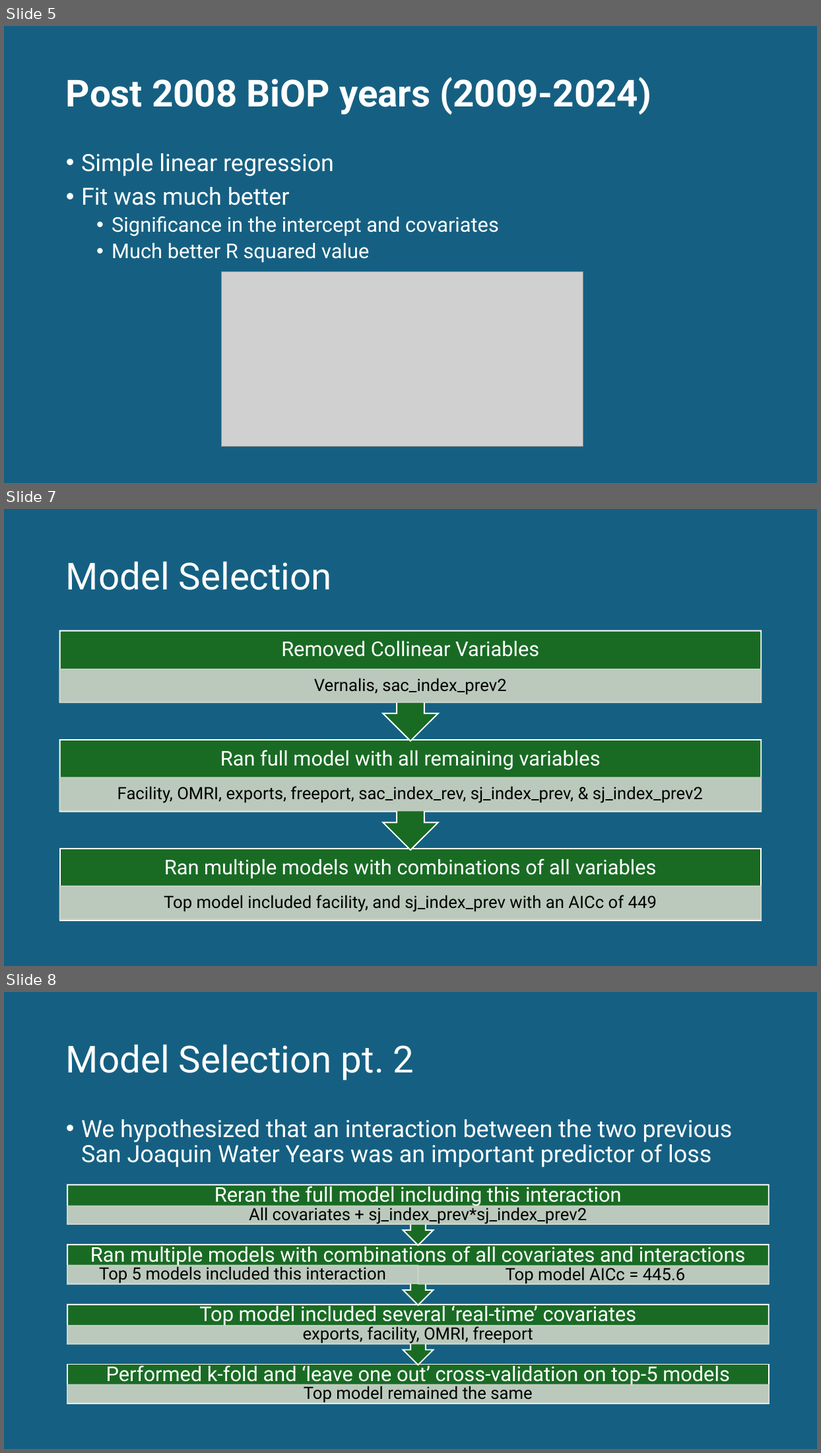
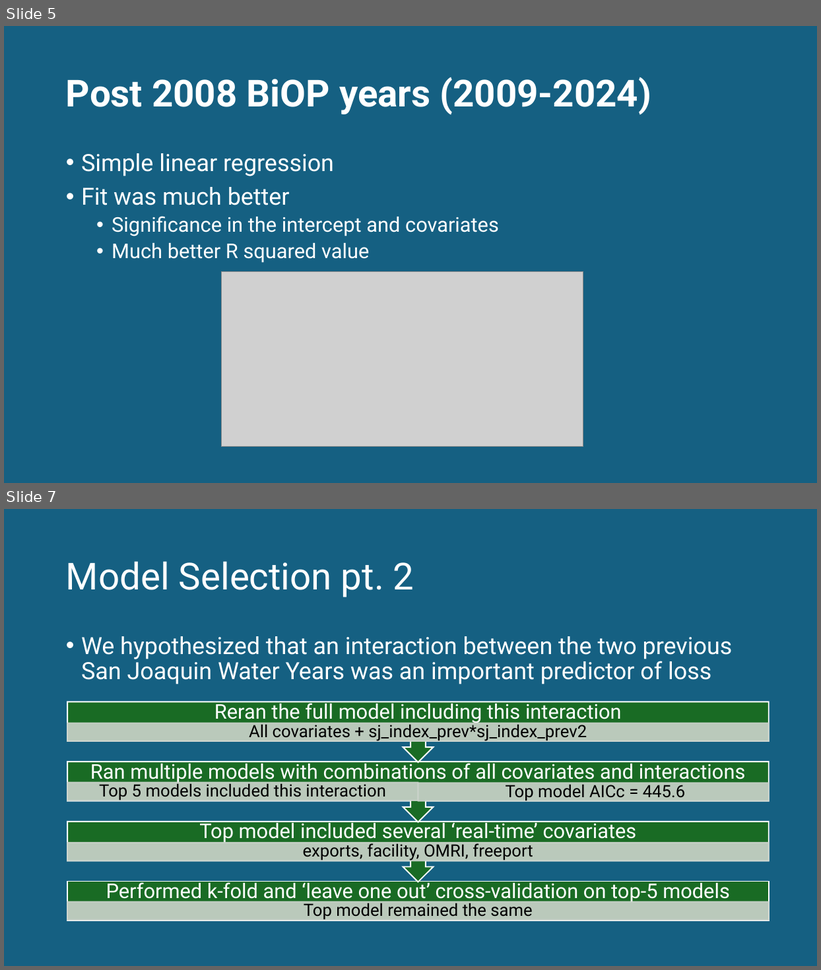
Before and after one commit to BDO-Science/steelhead-loss-model, a slide deck: Steelhead Annual Loss Prediction.pptx. Shown one above the other, each under a label of ours: slides 5, 7 and 8 before the commit, slides 5 and 7 after it; the slides between them are not shown. The pictures are 821x1453 and 821x970 pixels, drawn with LibreOffice and Linux fonts; fonts in the diff are those of the drawing; grey boxes stand for pictures. Boxes give left, top, right and bottom in pixels: in the first picture for what was removed or moved away, otherwise in the second. Text is boxed around its words. In the diff, an @@ line names an element or a change of style, - is before the commit and + after.

Commit message:
model code updates

```diff
--- a/Steelhead Annual Loss Prediction.pptx
+++ b/Steelhead Annual Loss Prediction.pptx
@@ slide 7 removed at bbox=[4, 509, 817, 966], background #156082 @@
@@ title removed at bbox=[66, 561, 332, 590] @@
-Model Selection
@@ group removed at bbox=[60, 631, 762, 921]: 6 texts, 4 rectangles, 2 up arrow callouts @@
-Ran multiple models with combinations of all variables
-Top model included facility, and sj_index_prev with an AICc of 449
-Ran full model with all remaining variables
-Facility, OMRI, exports, freeport, sac_index_rev, sj_index_prev, & sj_index_prev2
-Removed Collinear Variables
-Vernalis, sac_index_prev2
@@ what was slide 8 is now slide 7 @@
```
Also in this commit, not shown: 3 slides changed, 4 other files.
